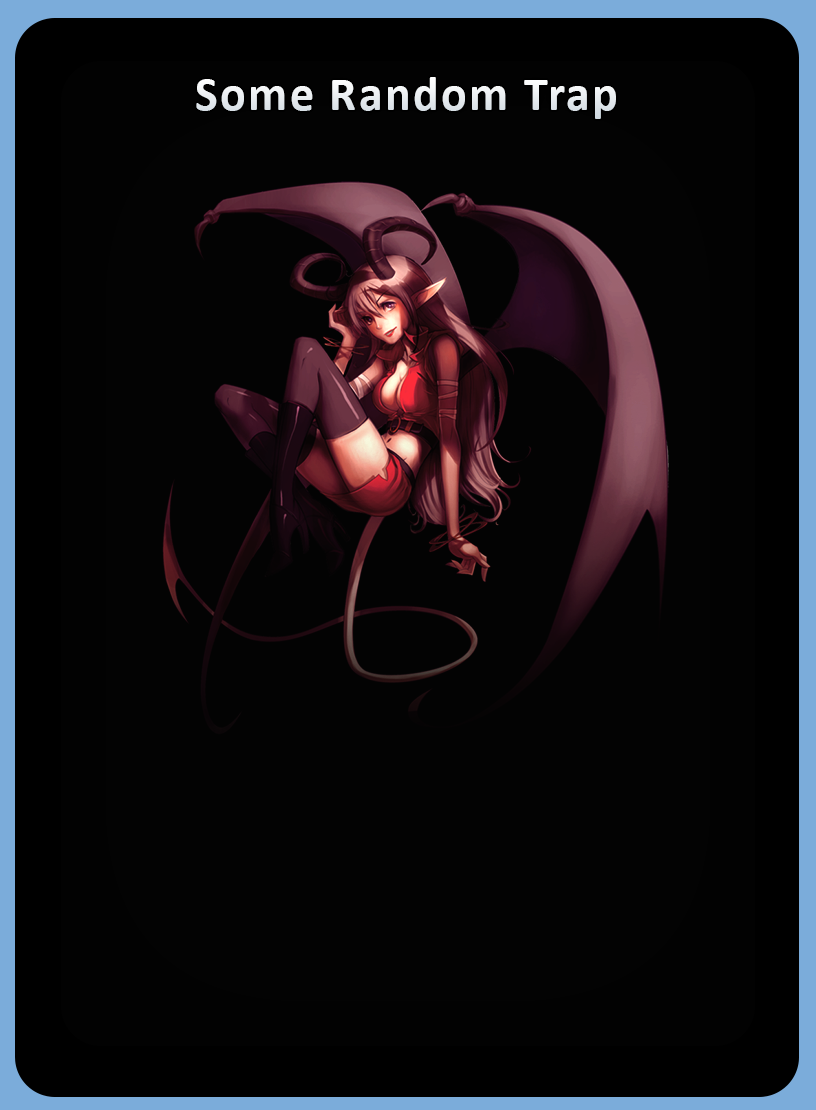
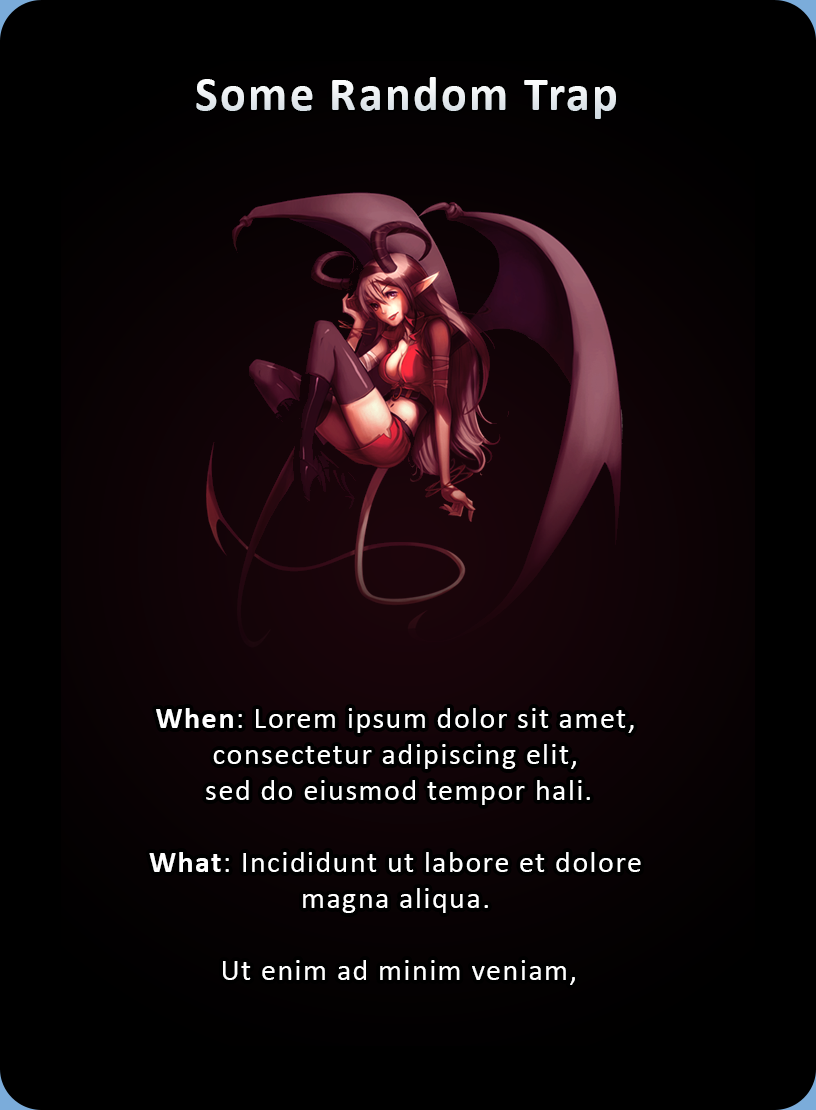
The second (816, 1110) image is a revision of the first. Changes to its layers:
added layer "Layer 3 copy 2" (screen) above "Layer 3 copy" over [206, 192, 623, 648]
hid "Layer 3", painted on it over [118, 169, 696, 747]
added layer "When: Lorem ipsum dolor sit amet, consectetur adipiscing elit," above "Some Random Trap" over [149, 708, 641, 985]
unmasked "Layer 2" over [61, 108, 755, 1001]
painted on "Rounded Rectangle 1" over [0, 0, 816, 1110]
